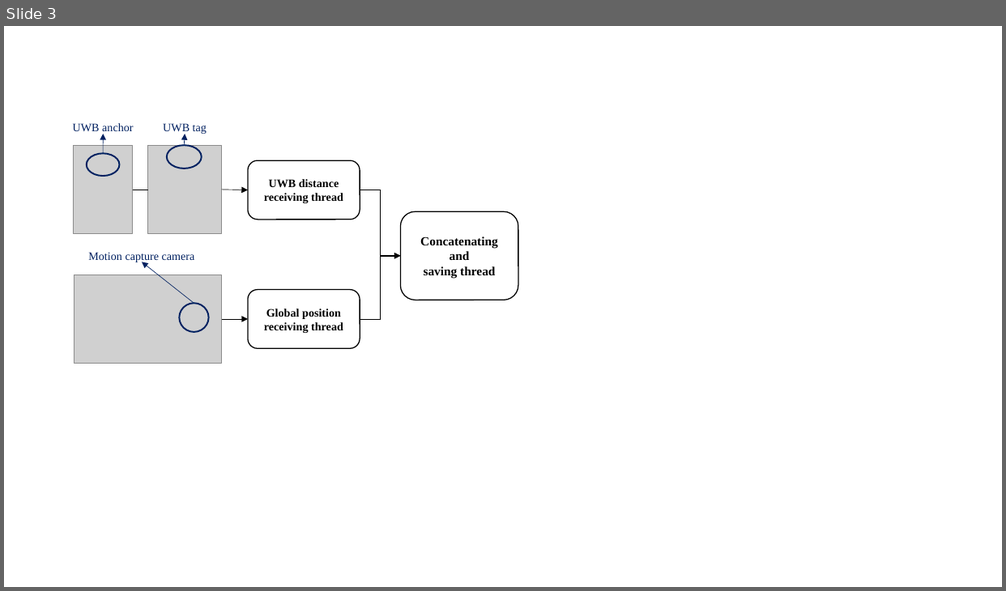
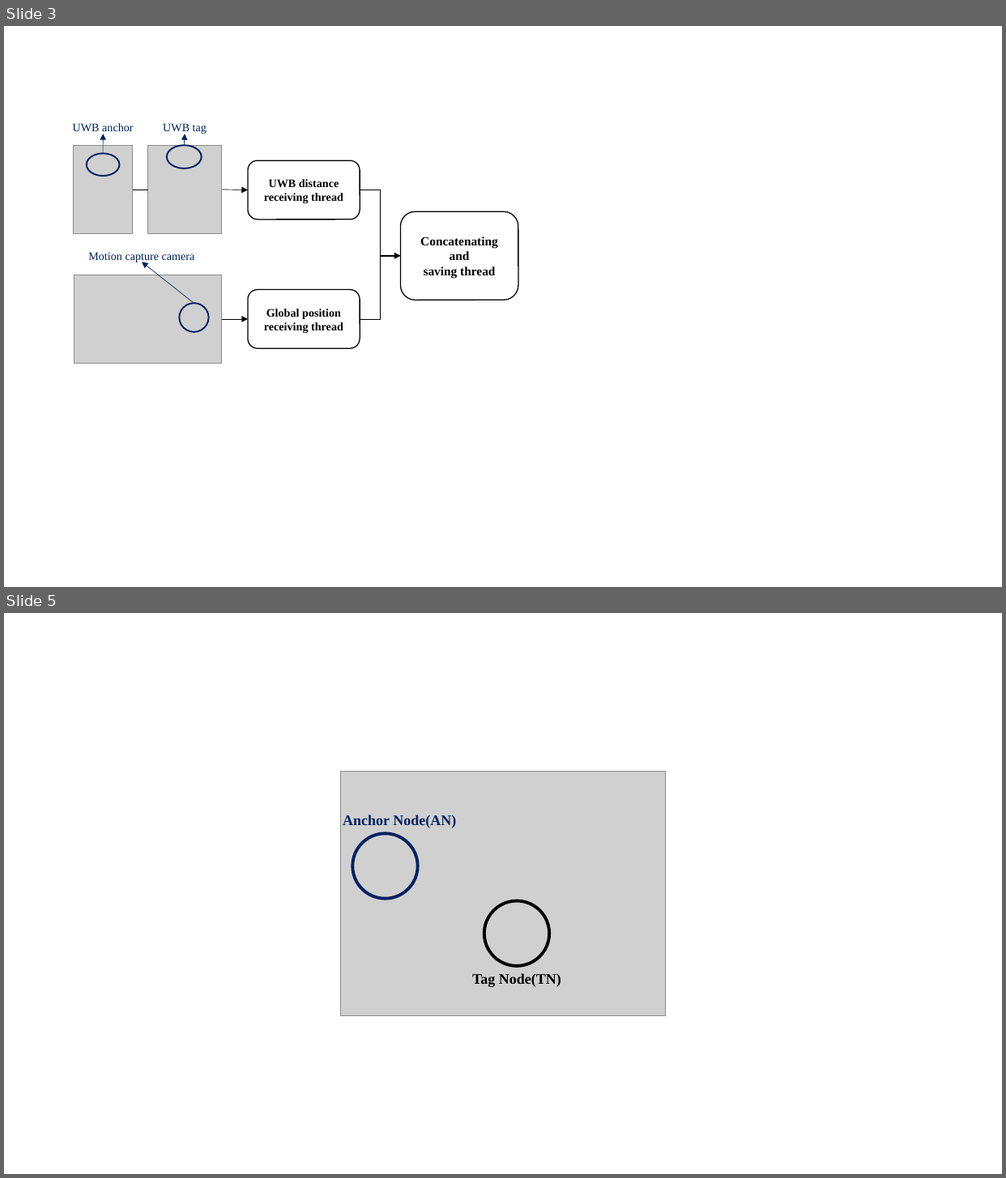
Before and after one commit to LimHyungTae/RONet_paper, a slide deck: changgyu_참고자료/자료.pptx. Shown one above the other, each under a label of ours: slide 3 before the commit, slides 3 and 5 after it; the slides between them are not shown. The pictures are 1006x591 and 1006x1178 pixels, drawn with LibreOffice and Linux fonts; fonts in the diff are those of the drawing; grey boxes stand for pictures. Boxes give left, top, right and bottom in pixels: in the first picture for what was removed or moved away, otherwise in the second. Text is boxed around its words. In the diff, an @@ line names an element or a change of style, - is before the commit and + after.

Commit message:
Edit figure trajectories and char

```diff
--- a/changgyu_참고자료/자료.pptx
+++ b/changgyu_참고자료/자료.pptx
@@ slide 5 added at box(4, 613, 1002, 1174), background #FFFFFF @@
@@ picture added at box(340, 772, 666, 1016) @@
@@ text added at box(343, 815, 456, 828), 14 pt, text #002060, bold @@
+Anchor Node(AN)
@@ ellipse added at box(353, 834, 418, 899), outline #002060 3 pt @@
@@ ellipse added at box(484, 901, 550, 966), outline #000000 3 pt @@
@@ text added at box(472, 973, 561, 987), 14 pt, text #000000, bold @@
+Tag Node(TN)
```
Also in this commit, not shown: 1 other slide added, 1 slide removed.
